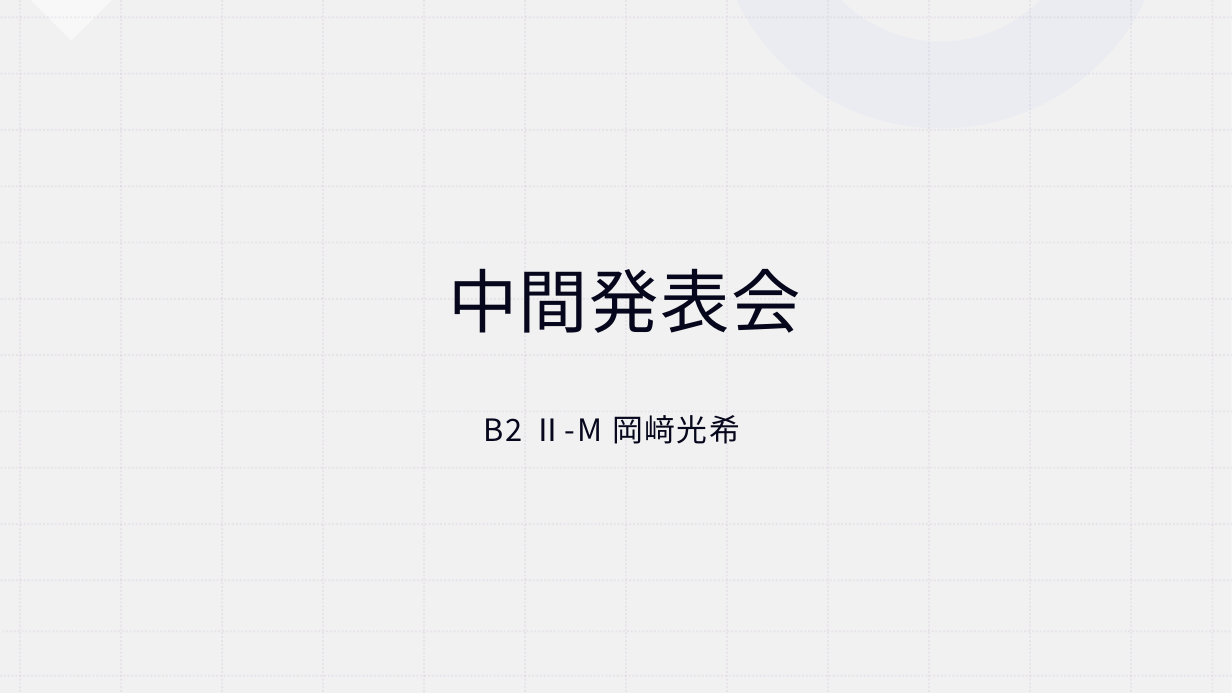
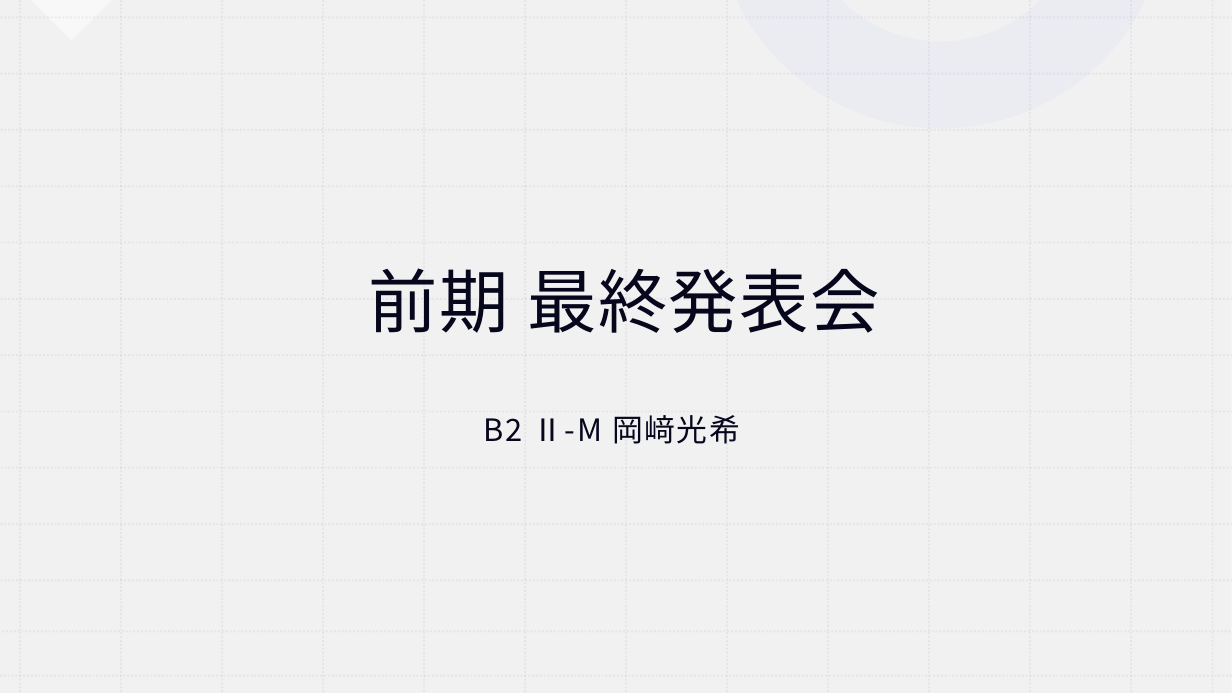
Before and after one commit to koki0517/KOBO_FPGA, a slide deck: slide 1 of 前期最終発表.pptx. Drawn at 1232x693 pixels with LibreOffice and Linux fonts; fonts in the diff are those of the drawing. Boxes give left, top, right and bottom in pixels: in the first picture for what was removed or moved away, otherwise in the second. Text is boxed around its words. In the diff, an @@ line names an element or a change of style, - is before the commit and + after.

```diff
--- a/前期最終発表.pptx
+++ b/前期最終発表.pptx
@@ title at box(369, 268, 879, 333): text changed @@
-中間発表会
+前期 最終発表会
```
Also in this commit, not shown: 3 other slides changed, 2 slides added, 1 other file.
